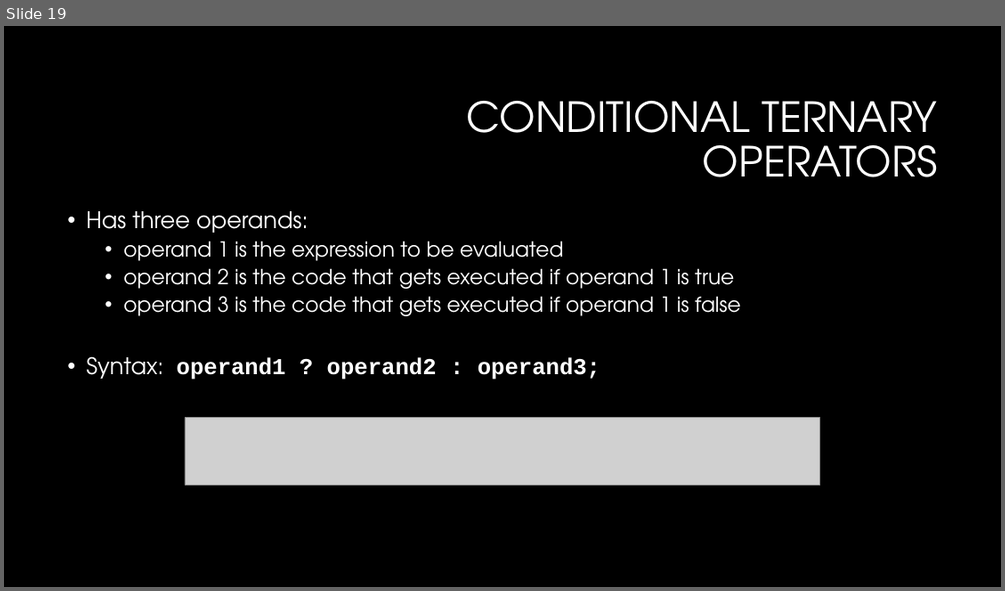
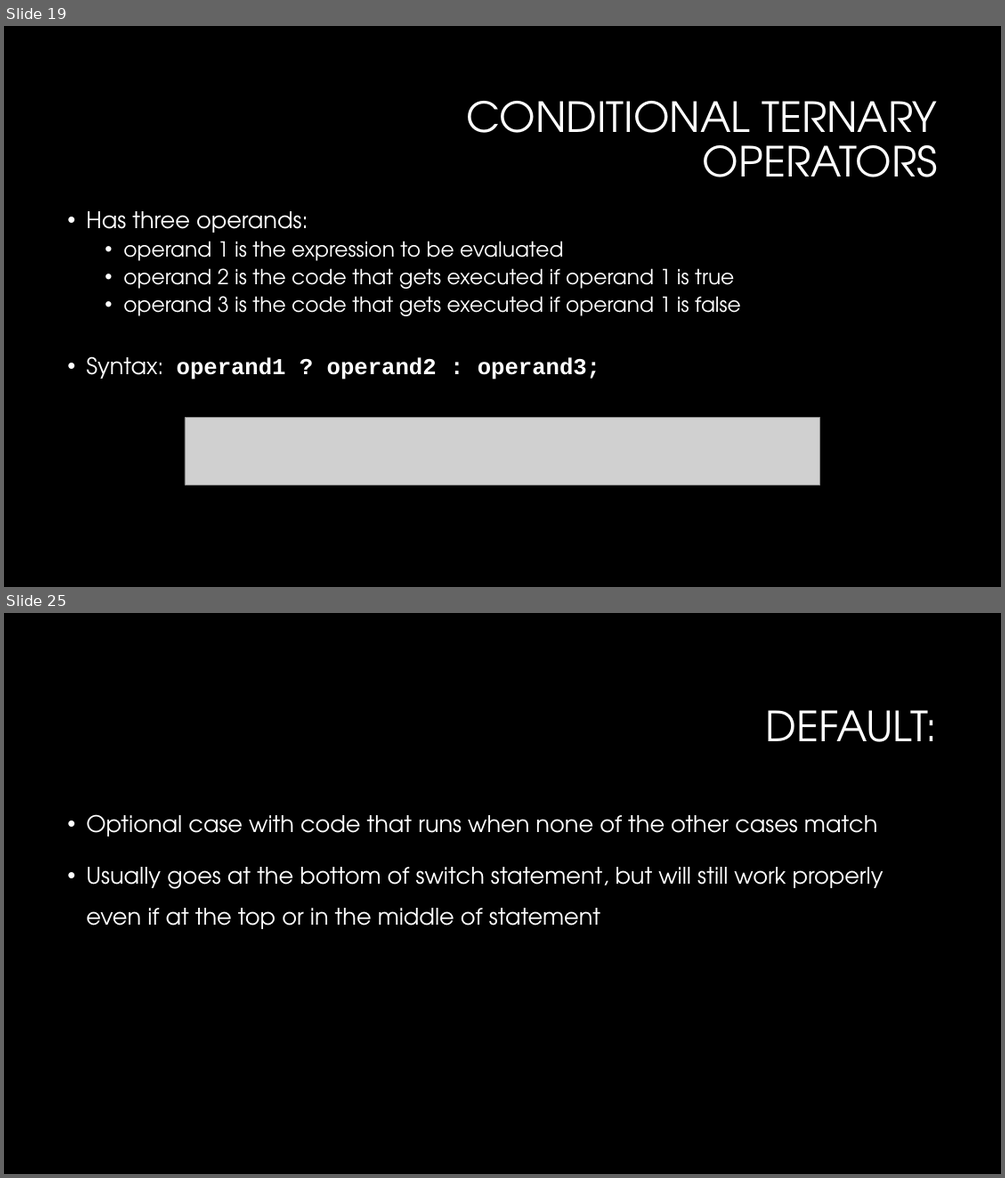
Before and after one commit to dtarvin/JavaScript-Class, a slide deck: slides for class/my slides/conditional-logic.pptx. Shown one above the other, each under a label of ours: slide 19 before the commit, slides 19 and 25 after it; the slides between them are not shown. The pictures are 1005x591 and 1005x1178 pixels, drawn with LibreOffice and Linux fonts; fonts in the diff are those of the drawing; grey boxes stand for pictures; background and template pictures are left out. Boxes give left, top, right and bottom in pixels: in the first picture for what was removed or moved away, otherwise in the second. Text is boxed around its words. In the diff, an @@ line names an element or a change of style, - is before the commit and + after.

```diff
--- a/slides for class/my slides/conditional-logic.pptx
+++ b/slides for class/my slides/conditional-logic.pptx
@@ slide 25 added at <box>4,613,1001,1174</box>, background #000000 @@
@@ title added at <box>766,710,938,742</box>, 40 pt, text #FFFFFF @@
+DEFAULT:
@@ text added at <box>86,814,883,929</box>, 22 pt, text #FFFFFF @@
+• Optional case with code that runs when none of the other cases match
+• Usually goes at the bottom of switch statement, but will still work properly even if at the top or in the middle of statement
```
Also in this commit, not shown: 2 slides changed, 4 other slides added, 31 other files.
